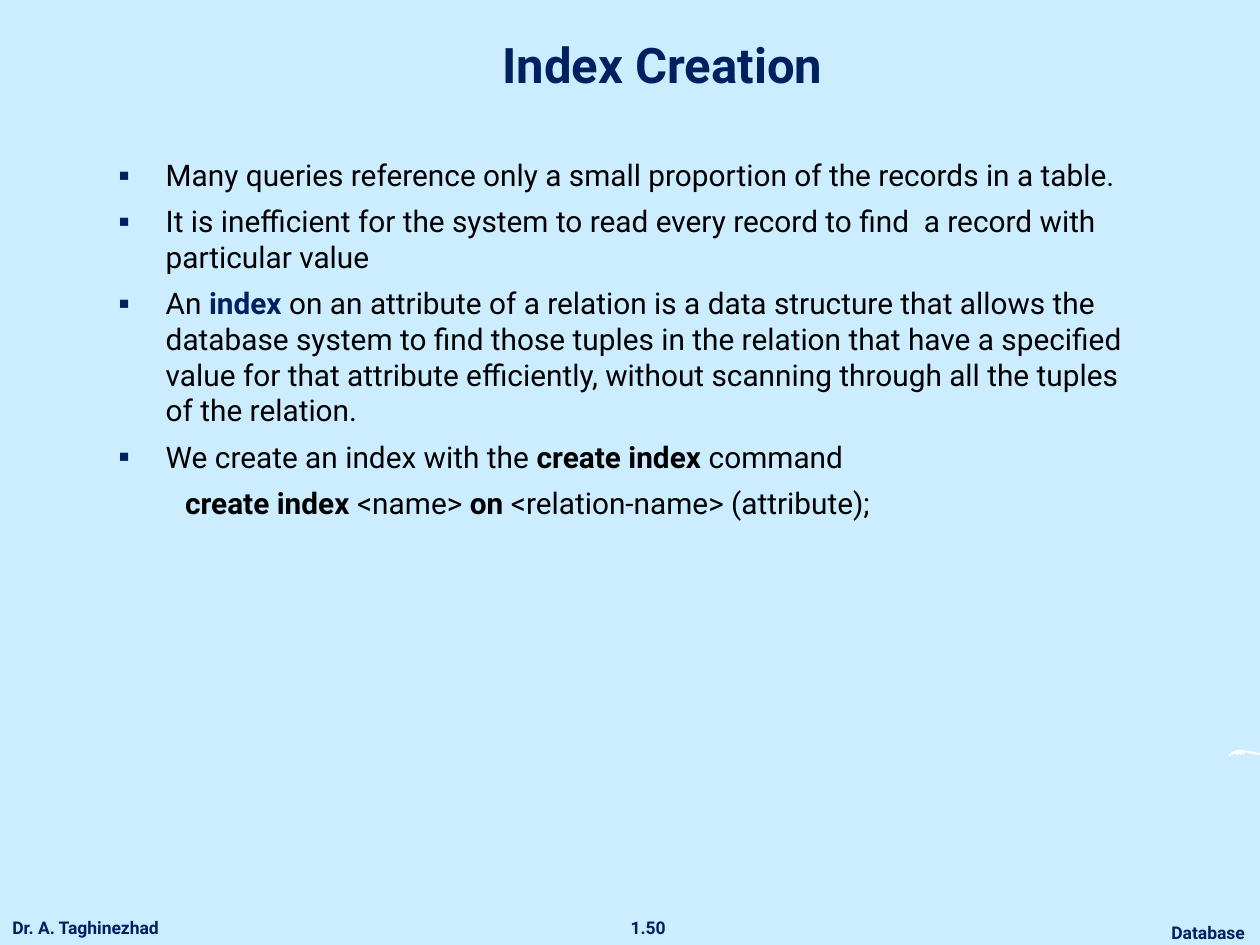
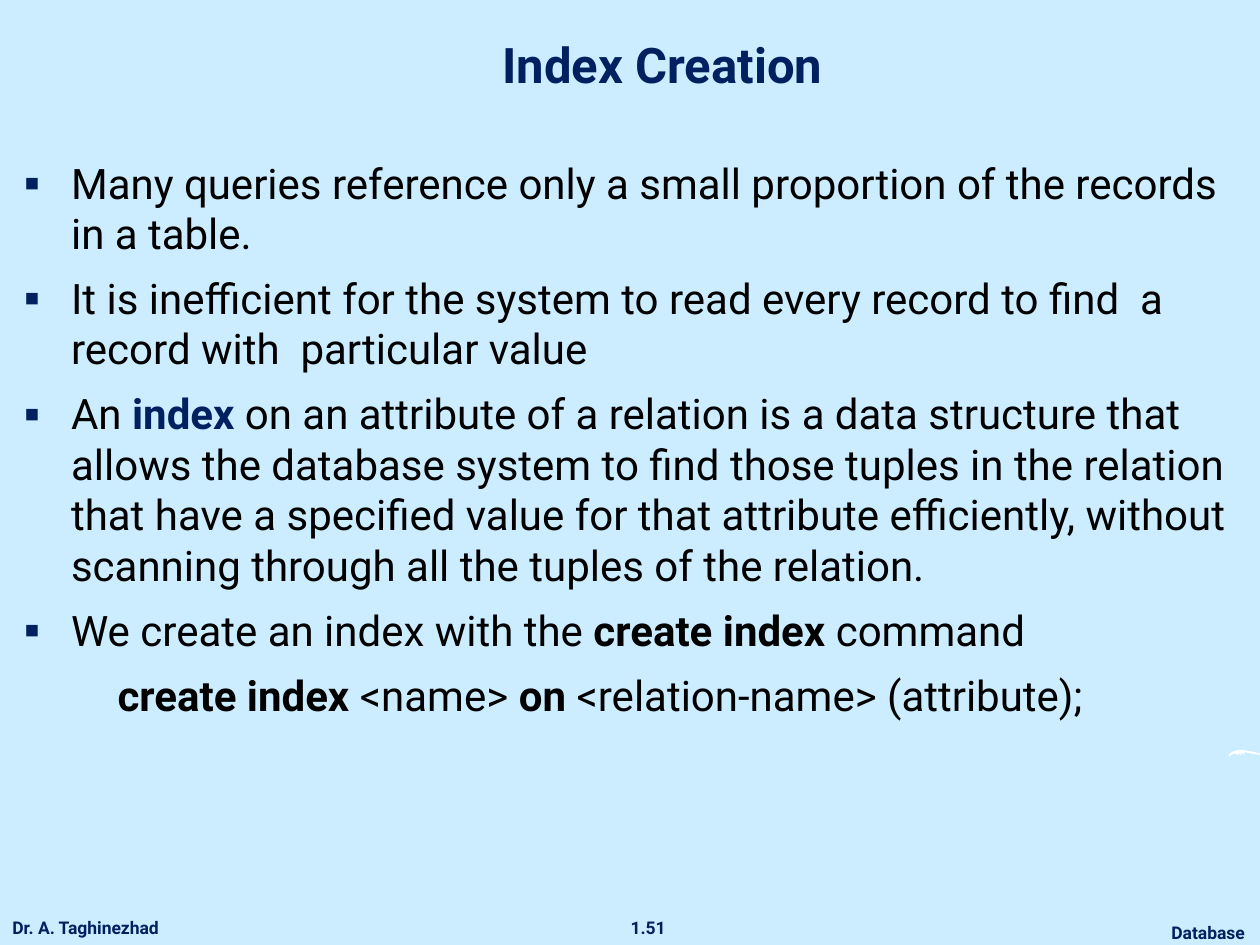
Before and after one commit to ataghinezhad/ataghinezhad.github.io, a slide deck: slide 51 of courses/downloads/temp/Database_Lec4.pptx (slide 50 before the commit). Drawn at 1260x945 pixels with LibreOffice and Linux fonts; fonts in the diff are those of the drawing; background and template pictures are left out. Boxes give left, top, right and bottom in pixels: in the first picture for what was removed or moved away, otherwise in the second. Text is boxed around its words. In the diff, an @@ line names an element or a change of style, - is before the commit and + after.

Commit message:
update database lecture 4

```diff
--- a/courses/downloads/temp/Database_Lec4.pptx
+++ b/courses/downloads/temp/Database_Lec4.pptx
@@ text "Many queries reference only a ...": place and size @@
-text "Many queries reference only a ..." at [166,163,1121,521]
+text "Many queries reference only a ..." at [71,167,1225,721]
@@ text "Many queries reference only a ..." at [71,167,1225,721]: size 17 to 24 pt; more space between paragraphs @@
@@ page number at [631,921,666,934]: text changed @@
-1.50
+1.51
```
Also in this commit, not shown: 39 other slides changed, 2 slides added, 1 slide removed, 1 other file.
